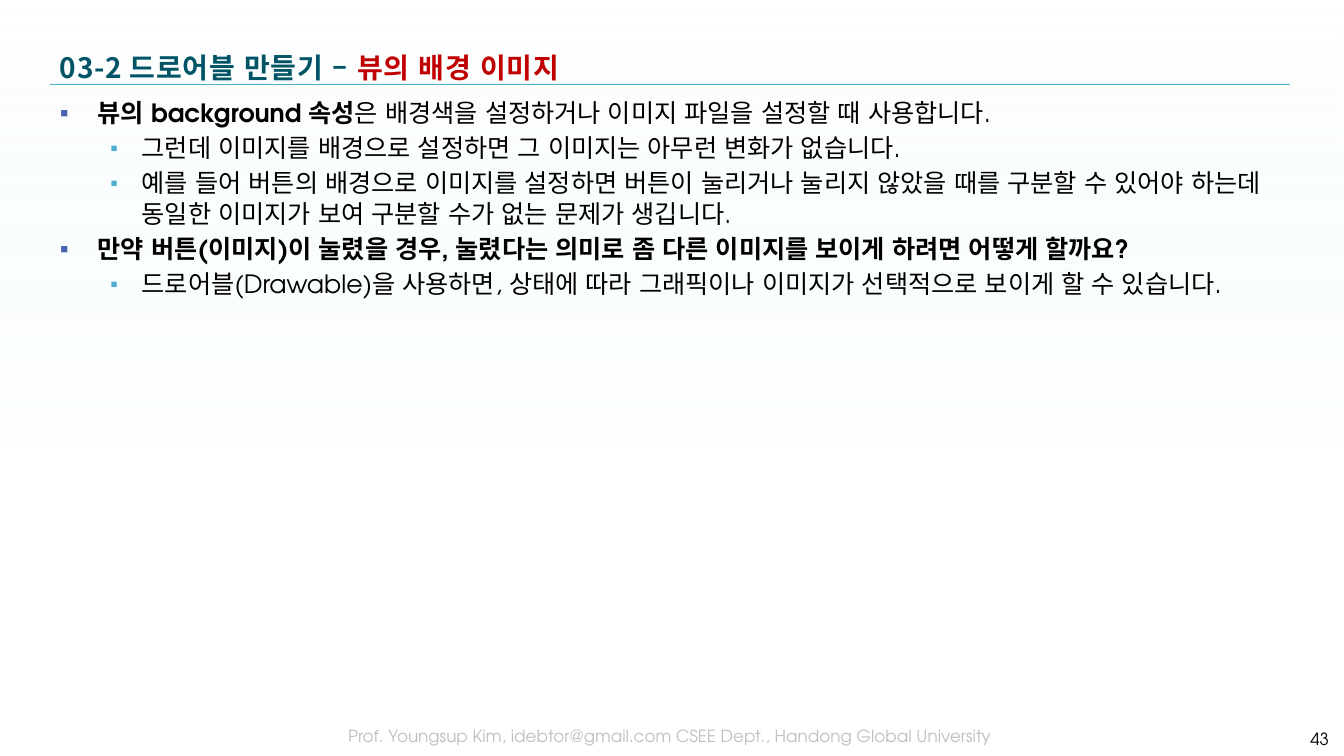
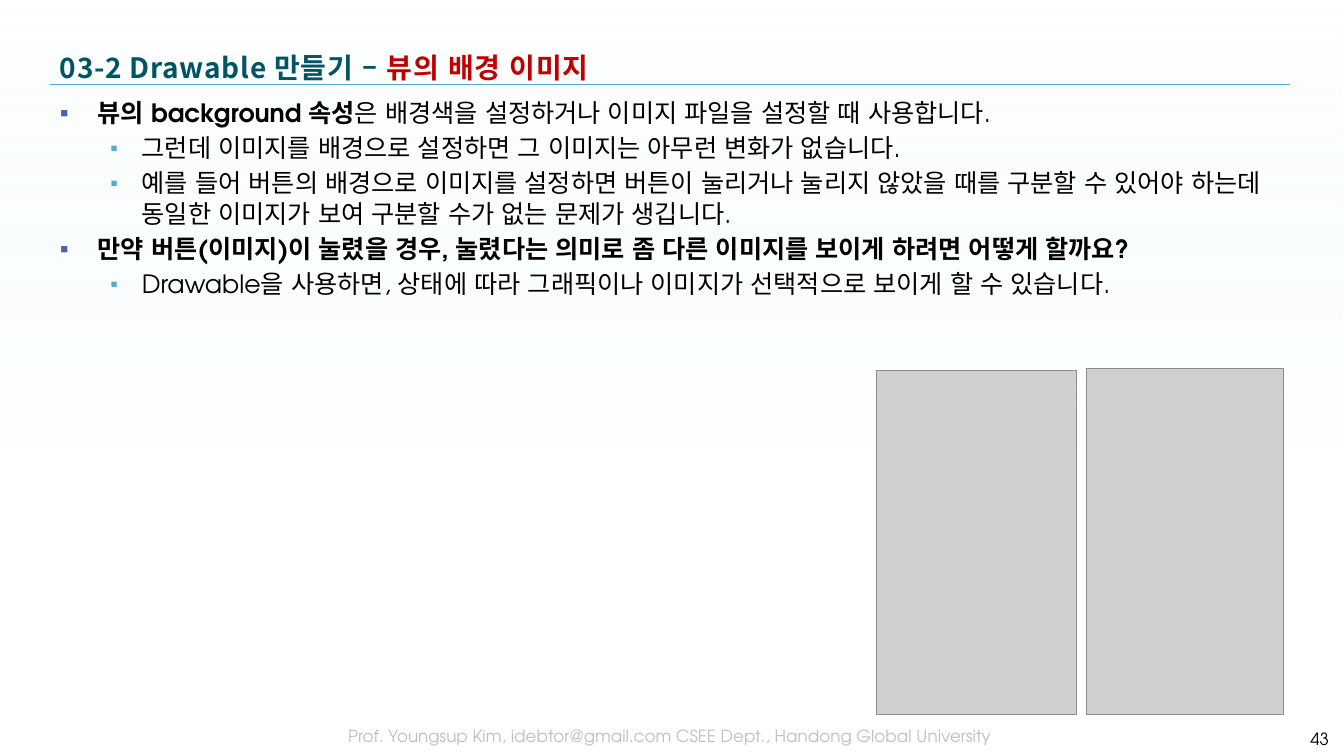
Before and after one commit to tae7841/HuStarAS, a slide deck: slide 43 of ppts/03Widget.pptx. Drawn at 1344x756 pixels with LibreOffice and Linux fonts; fonts in the diff are those of the drawing; grey boxes stand for pictures; background and template pictures are left out. Boxes give left, top, right and bottom in pixels: in the first picture for what was removed or moved away, otherwise in the second. Text is boxed around its words. In the diff, an @@ line names an element or a change of style, - is before the commit and + after.

```diff
--- a/ppts/03Widget.pptx
+++ b/ppts/03Widget.pptx
@@ title at (x1=60, y1=54, x2=589, y2=85): text changed @@
-03-2 드로어블 만들기 – 뷰의 배경 이미지
+03-2 Drawable 만들기 – 뷰의 배경 이미지
@@ text at (x1=142, y1=272, x2=1111, y2=295): text changed @@
-  ▪ 드로어블(Drawable)을 사용하면, 상태에 따라 그래픽이나 이미지가 선택적으로 보이게 할 수 있습니다.
+  ▪ Drawable을 사용하면, 상태에 따라 그래픽이나 이미지가 선택적으로 보이게 할 수 있습니다.
@@ picture added at (x1=877, y1=370, x2=1077, y2=715) @@
@@ picture added at (x1=1087, y1=368, x2=1284, y2=715) @@
```
Also in this commit, not shown: 21 other slides changed, 3 slides added, 1 slide removed, 3 other files.
